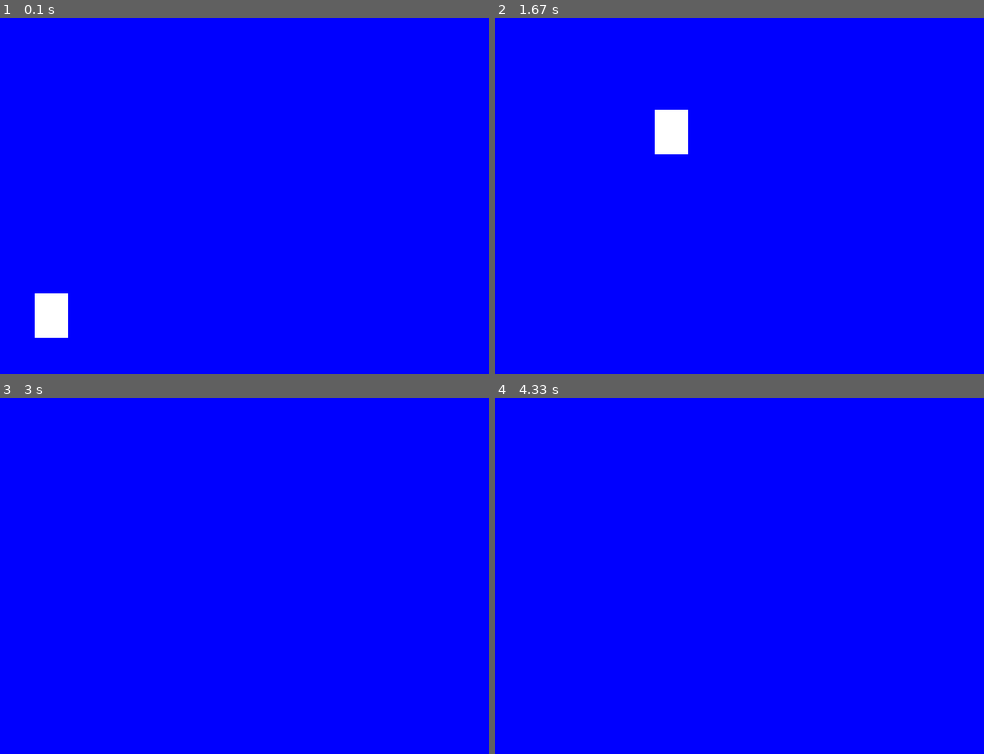
Above: before the commit, frames 1-4 (two rows, left to right).
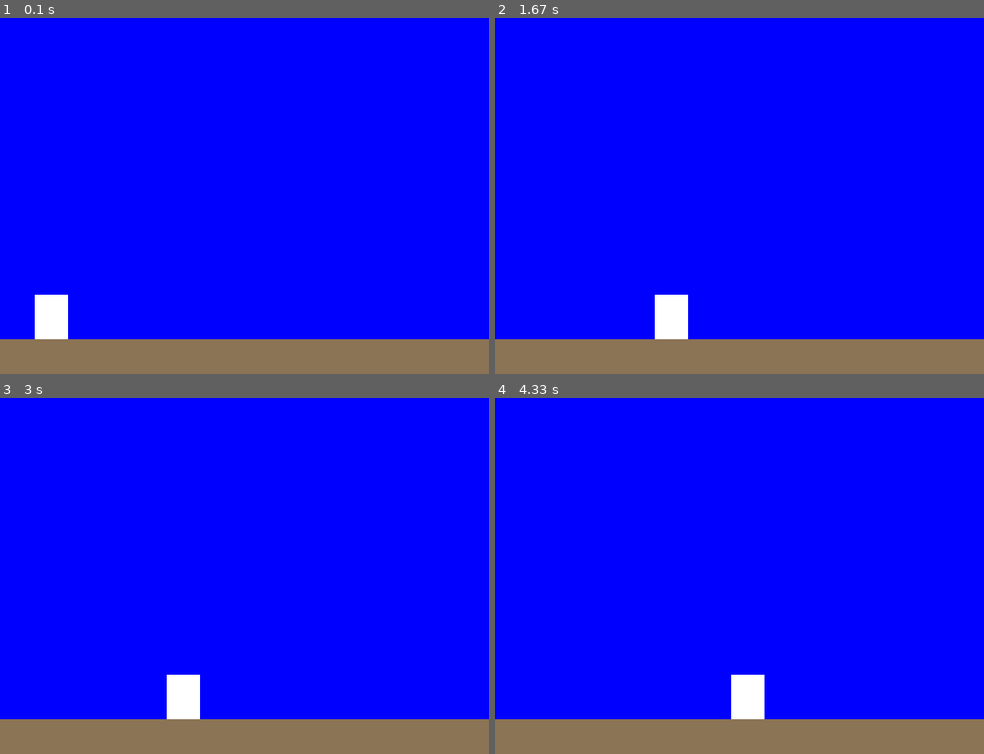
Above: after the commit, the same moments.

Repository: saegl5/myprojects
Game: pygame game, started from mario.py
Two runs of this game, one before a commit and one after it. Both use one fixed random seed, a clock stepped at 60 frames per second and the inputs below.
Inputs (mouse positions are in pixels of both pictures, inside the frame that each line leads up to):
- Up to frame 1 (0.1 s): no input
- Up to frame 2 (1.67 s): hold Right 0.33-0.8 s; move the mouse to (719, 210) at 0.37 s; hold Right 0.83-1.3 s; hold Left from 1.33 s (still down)
- Up to frame 3 (3 s): release Left at 1.87 s; hold Left 1.9-2.3 s; hold Right 2.33-2.97 s
- Up to frame 4 (4.33 s): hold Left 3-3.47 s; hold Right 3.5-3.97 s; hold Right from 4 s (still down)

The runs differ from the first frame. In frame 1, 9.8% of the frame differs, in the area x 0-100%, y 77-100%; in frame 2, 11%, in the area x 0-100%, y 25-100%; in frame 3, 11%; in frame 4, 11%.

Commit message:
stopped mario from falling

Diff:
--- a/mario.py
+++ b/mario.py
@@ -12,16 +12,25 @@
 pygame.key.set_repeat(10) # 10 millisecond delay between repeated key presses, smooths out movement
 # Other settings
 
-WHITE = pygame.Color("white") # optional color
+WHITE = pygame.Color("white") # optional color, mario
+BROWN = pygame.Color("burlywood4") # ground
 width = 48
 height = 64
 ground_height = 50
+
+ground = Rectangle(canvas.size[0], ground_height)
+ground.rect.left = canvas.screen.get_rect().left
+ground.rect.bottom = canvas.screen.get_rect().bottom
+ground.image.fill(BROWN)
 mario = Rectangle(width, height) # see classes.py
 mario.rect.x = 50
-mario.rect.bottom = canvas.screen.get_rect().bottom - ground_height # could also use rect.y, canvas.size[1] and subtract mario height
+mario.rect.bottom = ground.rect.top
 mario.image.fill(WHITE) # example
-sprites = pygame.sprite.Group()
-sprites.add(mario)
+grounds = pygame.sprite.Group()
+sprites = pygame.sprite.Group() # all sprites
+grounds.add(ground)
+sprites.add(ground, mario)
+
 speed = 5 # example
 x_inc = 0 # short for "increment"
 y_inc = 0
@@ -48,7 +57,11 @@
 
     mario.rect.x += x_inc
     mario.rect.y += y_inc
-    y_inc -= 0.15 # gravity
+    hit_ground = pygame.sprite.spritecollide(mario, grounds, False)
+    if hit_ground != []:
+        mario.rect.bottom = ground.rect.top
+    else:
+        y_inc += 0.15 # gravity, place here otherwise increment will keep running
     # Other game logic
 
     canvas.clean()
